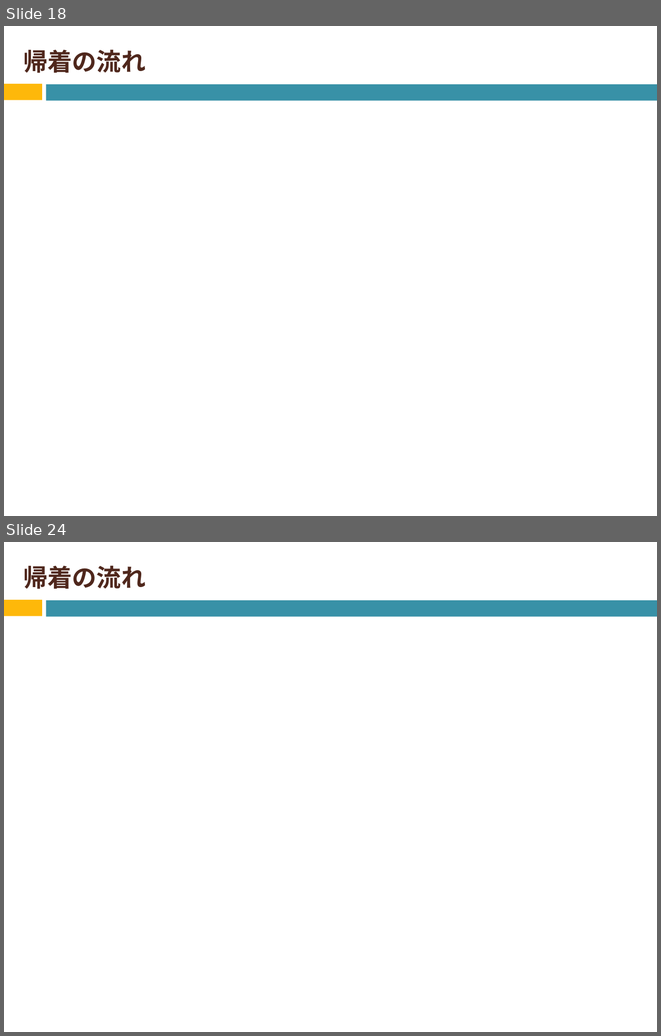
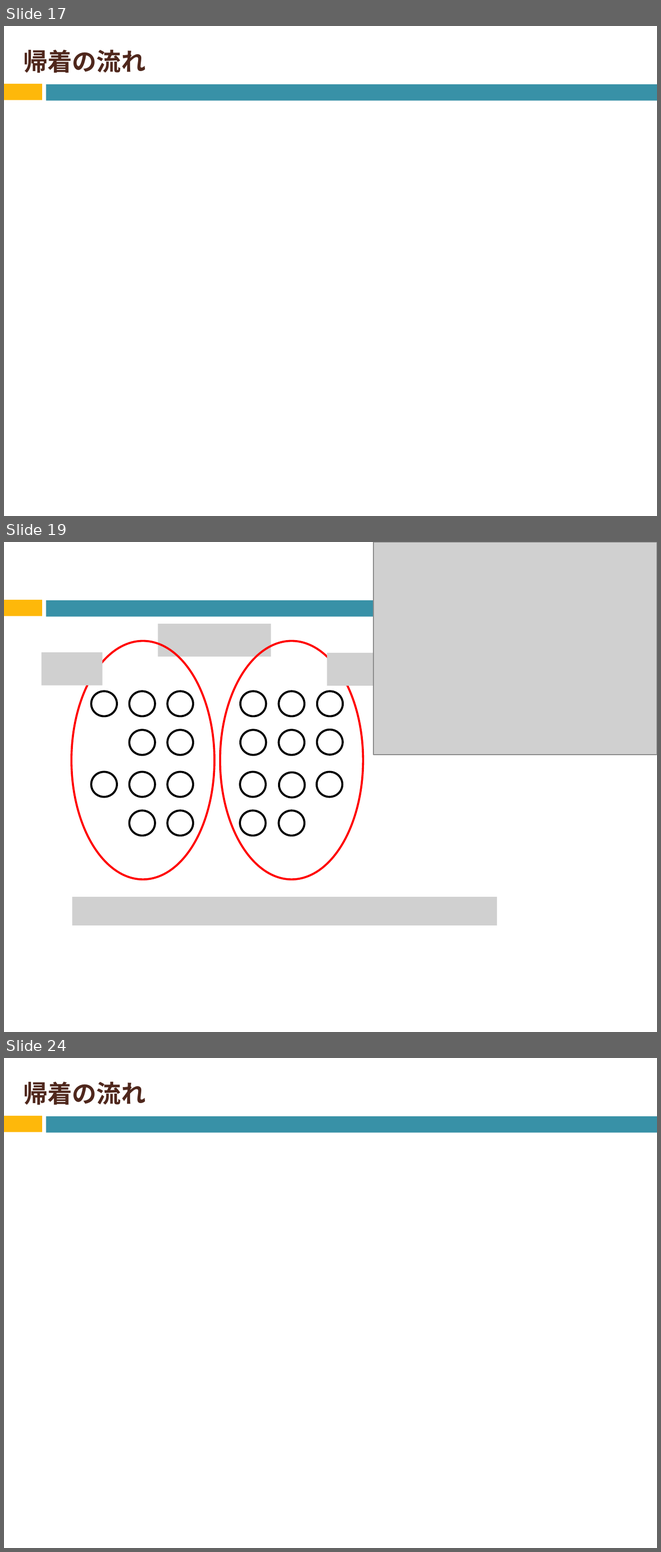
Before and after one commit to Izulabo-nitech/Distributed_Complexity_of_k-Maximal_Independent_Set_Verification, a slide deck: LAsy/LA用発表資料.pptx. Shown one above the other, each under a label of ours: slides 18 and 24 before the commit, slides 17, 19 and 24 after it; the slides between them are not shown. The pictures are 661x1036 and 661x1552 pixels, drawn with LibreOffice and Linux fonts; fonts in the diff are those of the drawing; grey boxes stand for pictures. Boxes give left, top, right and bottom in pixels: in the first picture for what was removed or moved away, otherwise in the second. Text is boxed around its words. In the diff, an @@ line names an element or a change of style, - is before the commit and + after.

```diff
--- a/LAsy/LA用発表資料.pptx
+++ b/LAsy/LA用発表資料.pptx
@@ slide 19 added at (4, 542, 657, 1032), background #FFFFFF; not listed: 2 template elements that a slide beside it also shows @@
@@ picture added at (373, 542, 657, 754) @@
@@ picture added at (158, 624, 271, 656) @@
@@ picture added at (41, 652, 102, 685) @@
@@ ellipse added at (71, 641, 214, 879), outline #FF0000 2.25 pt @@
@@ ellipse added at (220, 641, 363, 879), outline #FF0000 2.25 pt @@
@@ picture added at (327, 653, 388, 686) @@
@@ ellipse added at (91, 691, 117, 716), fill #FFFFFF, outline #000000 2.25 pt @@
@@ ellipse added at (130, 691, 155, 716), fill #FFFFFF, outline #000000 2.25 pt @@
@@ ellipse added at (167, 691, 193, 716), fill #FFFFFF, outline #000000 2.25 pt @@
@@ ellipse added at (240, 691, 266, 716), fill #FFFFFF, outline #000000 2.25 pt @@
@@ ellipse added at (279, 691, 305, 716), fill #FFFFFF, outline #000000 2.25 pt @@
@@ ellipse added at (317, 691, 342, 716), fill #FFFFFF, outline #000000 2.25 pt @@
@@ ellipse added at (130, 730, 155, 755), fill #FFFFFF, outline #000000 2.25 pt @@
@@ ellipse added at (167, 730, 193, 755), fill #FFFFFF, outline #000000 2.25 pt @@
@@ ellipse added at (240, 730, 266, 755), fill #FFFFFF, outline #000000 2.25 pt @@
@@ ellipse added at (279, 730, 305, 755), fill #FFFFFF, outline #000000 2.25 pt @@
@@ ellipse added at (317, 730, 342, 754), fill #FFFFFF, outline #000000 2.25 pt @@
@@ ellipse added at (91, 772, 117, 796), fill #FFFFFF, outline #000000 2.25 pt @@
@@ ellipse added at (130, 772, 155, 796), fill #FFFFFF, outline #000000 2.25 pt @@
@@ ellipse added at (167, 772, 193, 796), fill #FFFFFF, outline #000000 2.25 pt @@
@@ ellipse added at (240, 772, 265, 796), fill #FFFFFF, outline #000000 2.25 pt @@
@@ ellipse added at (279, 773, 305, 797), fill #FFFFFF, outline #000000 2.25 pt @@
@@ ellipse added at (317, 772, 342, 796), fill #FFFFFF, outline #000000 2.25 pt @@
@@ ellipse added at (130, 810, 155, 835), fill #FFFFFF, outline #000000 2.25 pt @@
@@ ellipse added at (167, 810, 193, 835), fill #FFFFFF, outline #000000 2.25 pt @@
@@ ellipse added at (240, 810, 265, 835), fill #FFFFFF, outline #000000 2.25 pt @@
@@ ellipse added at (279, 810, 305, 835), fill #FFFFFF, outline #000000 2.25 pt @@
@@ picture added at (72, 897, 497, 925) @@
@@ what was slide 18 is now slide 17 @@
```
Also in this commit, not shown: 3 slides changed, 6 other slides added, 13 slides removed.
